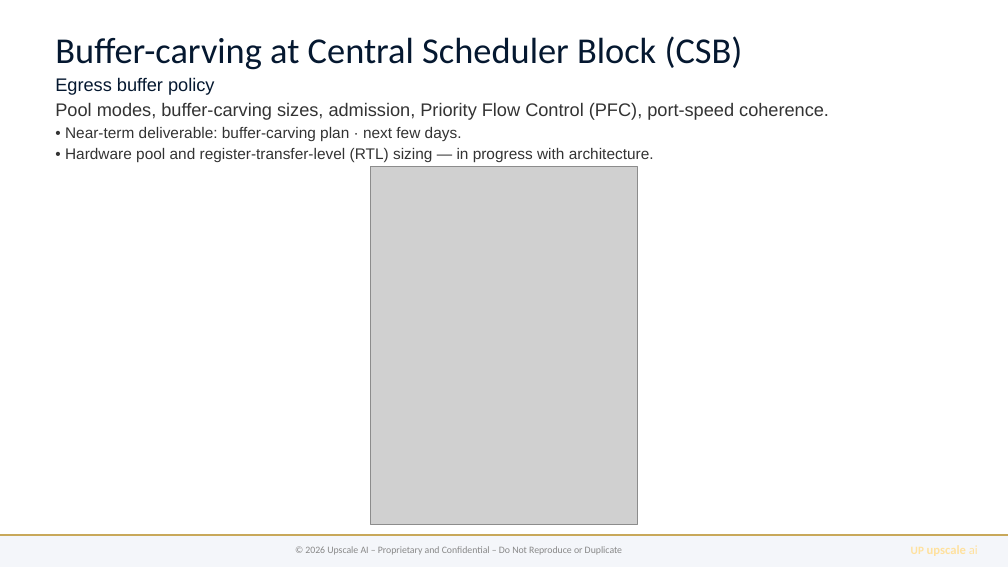
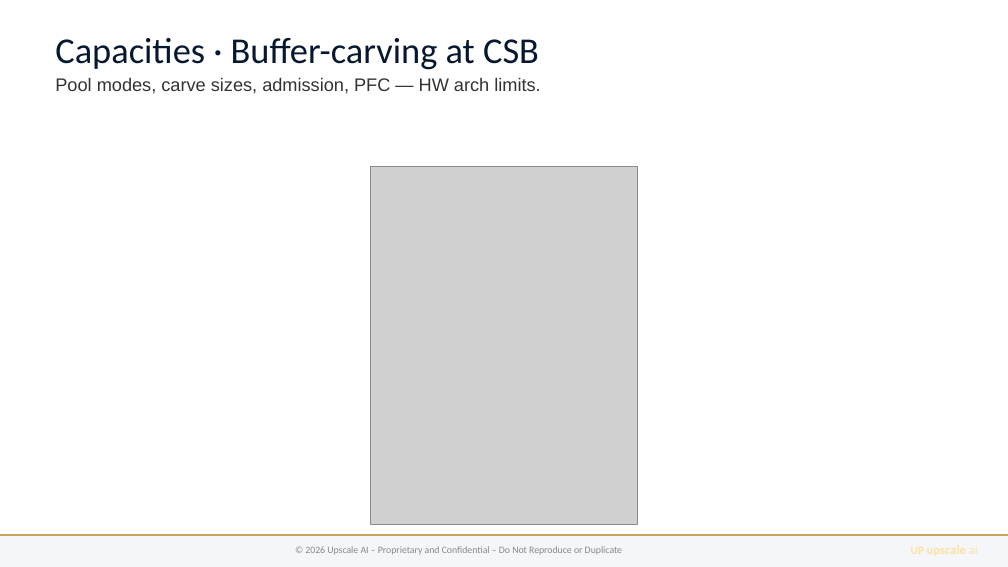
Before and after one commit to upscale-ai-network/agent-template, a slide deck: slide 5 of dt122/bugatti-qos-ccc.pptx. Drawn at 1008x567 pixels with LibreOffice and Linux fonts; fonts in the diff are those of the drawing; grey boxes stand for pictures. Boxes give left, top, right and bottom in pixels: in the first picture for what was removed or moved away, otherwise in the second. Text is boxed around its words. In the diff, an @@ line names an element or a change of style, - is before the commit and + after.

```diff
--- a/dt122/bugatti-qos-ccc.pptx
+++ b/dt122/bugatti-qos-ccc.pptx
@@ text at box(55, 38, 540, 94): text changed; size 11 to 13 pt @@
-Buffer-carving at Central Scheduler Block (CSB)
-Egress buffer policy
-Pool modes, buffer-carving sizes, admission, Priority Flow Control (PFC), port-speed coherence.
-• Near-term deliverable: buffer-carving plan · next few days.
-• Hardware pool and register-transfer-level (RTL) sizing — in progress with architecture.
+Capacities · Buffer-carving at CSB
+Pool modes, carve sizes, admission, PFC — HW arch limits.
```
Also in this commit, not shown: 7 other slides changed, 16 other files.
